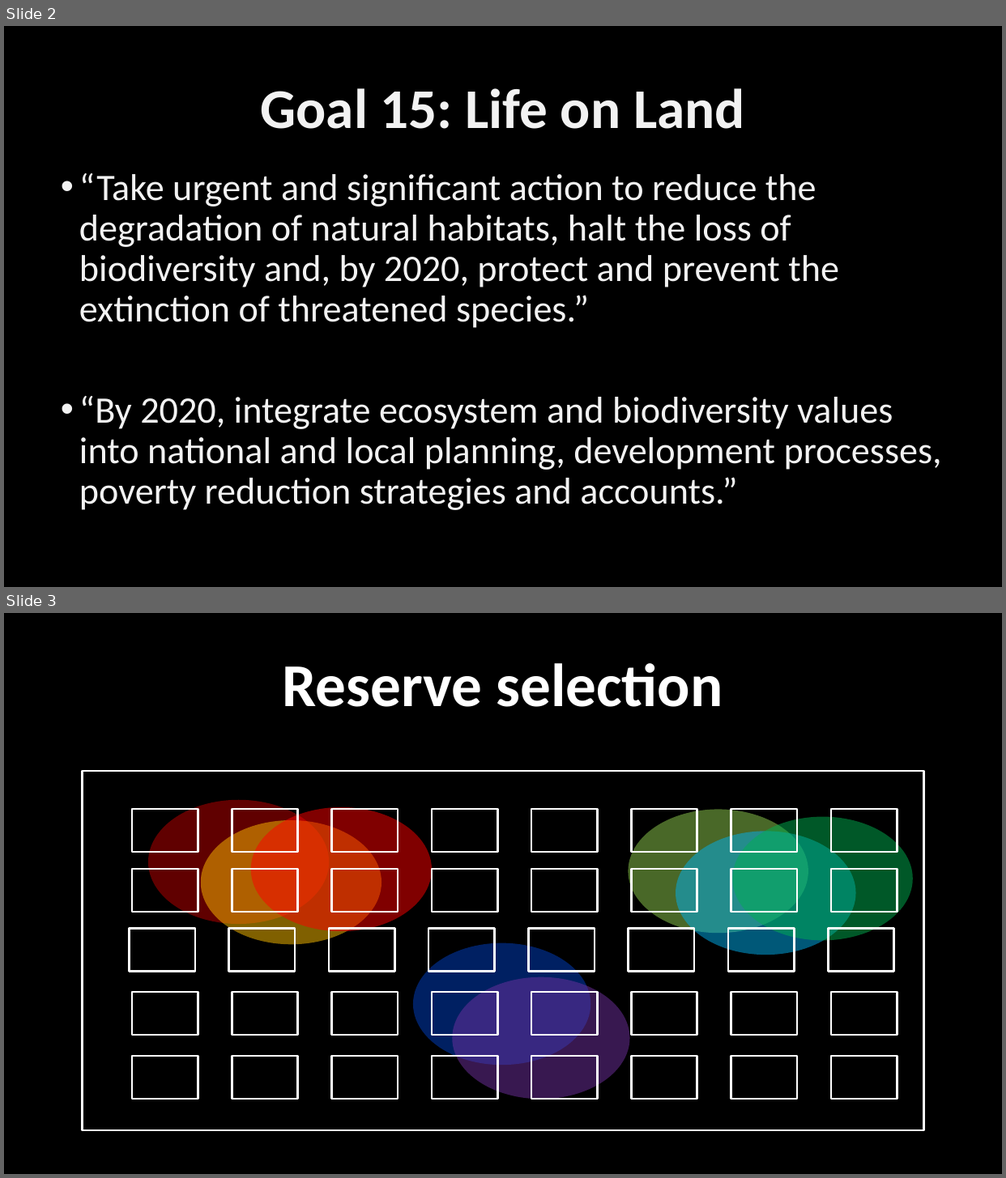
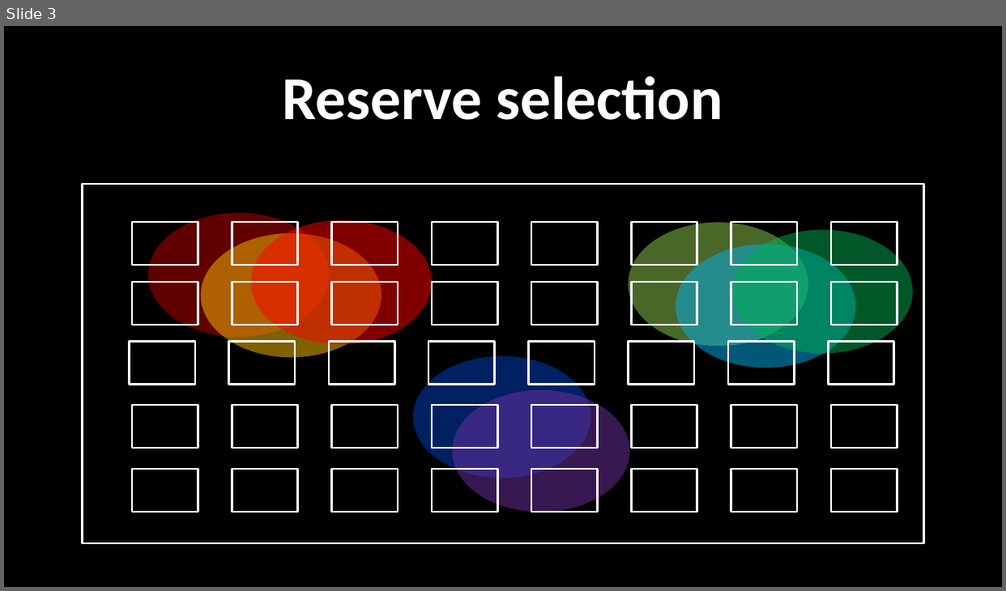
Before and after one commit to jeffreyhanson/abstracts-and-slides, a slide deck: seminars/EEF-presentation-02-08-2019/jeffrey-hanson-eff-slides.pptx. Shown one above the other, each under a label of ours: slides 2 and 3 before the commit, slide 3 after it. The pictures are 1006x1178 and 1006x591 pixels, drawn with LibreOffice and Linux fonts; fonts in the diff are those of the drawing. Boxes give left, top, right and bottom in pixels: in the first picture for what was removed or moved away, otherwise in the second. Text is boxed around its words. In the diff, an @@ line names an element or a change of style, - is before the commit and + after.

```diff
--- a/seminars/EEF-presentation-02-08-2019/jeffrey-hanson-eff-slides.pptx
+++ b/seminars/EEF-presentation-02-08-2019/jeffrey-hanson-eff-slides.pptx
@@ slide 2 removed at (4, 26, 1002, 587), background #000000 @@
@@ title removed at (261, 88, 745, 129) @@
-Goal 15: Life on Land
@@ text removed at (79, 173, 942, 510) @@
-• “Take urgent and significant action to reduce the degradation of natural habitats, halt the loss of biodiversity and, by 2020, protect and prevent the extinction of threatened species.”
-• “By 2020, integrate ecosystem and biodiversity values into national and local planning, development processes, poverty reduction strategies and accounts.”
```
Also in this commit, not shown: 4 slides changed, 9 slides added, 4 other slides removed.
